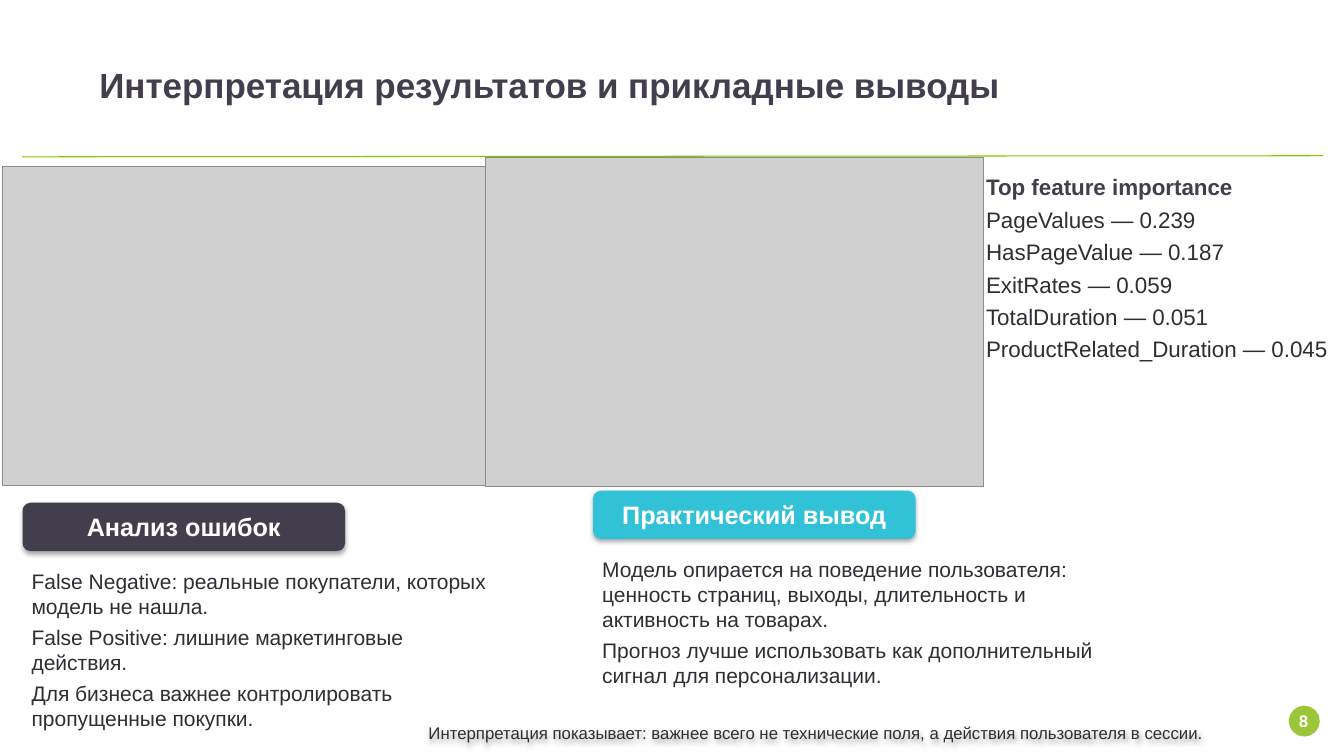
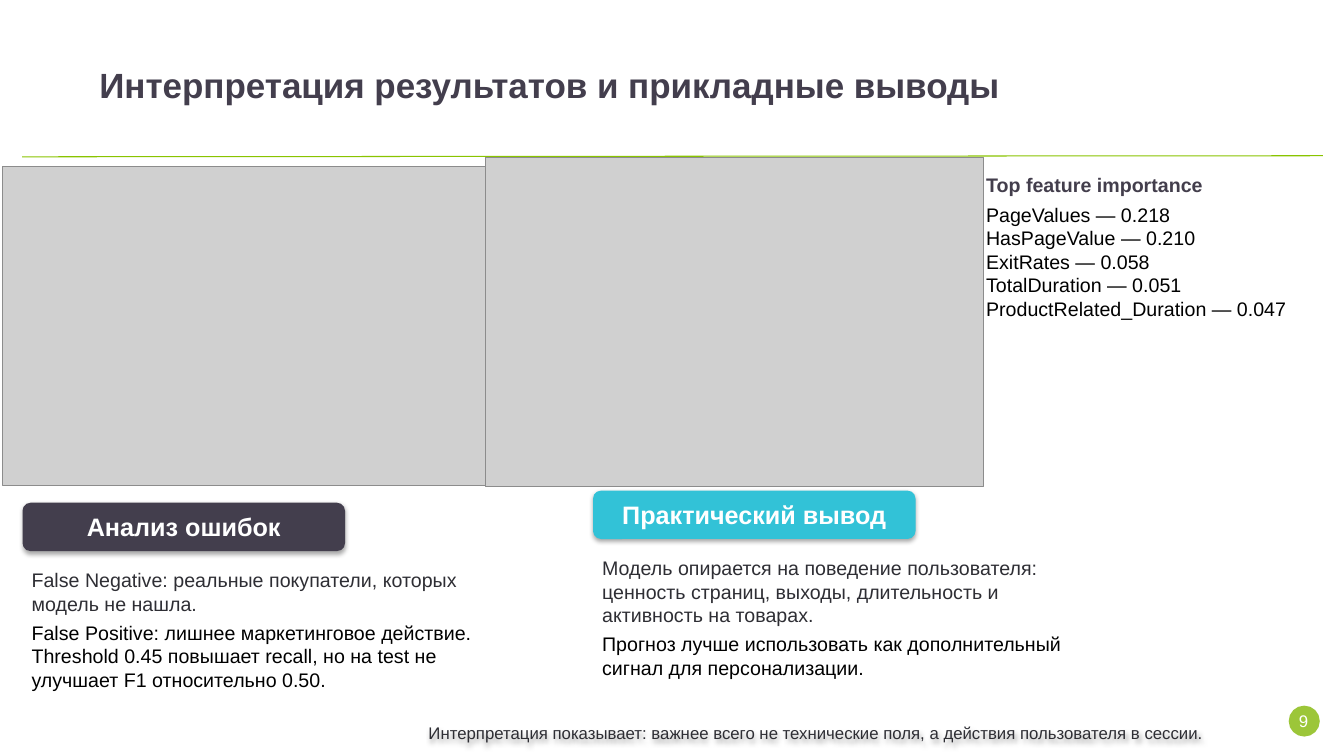
Before and after one commit to Matveycoolking/online_shoppe_predict, a slide deck: slide 9 of doc/ЗагировМатвейДенисович_ИИ. Алгоритмы машинного обучения на языке Python.pptx (slide 8 before the commit). Drawn at 1344x756 pixels with LibreOffice and Linux fonts; fonts in the diff are those of the drawing; grey boxes stand for pictures; background and template pictures are left out. Boxes give left, top, right and bottom in pixels: in the first picture for what was removed or moved away, otherwise in the second. Text is boxed around its words. In the diff, an @@ line names an element or a change of style, - is before the commit and + after.

```diff
--- a/doc/ЗагировМатвейДенисович_ИИ. Алгоритмы машинного обучения на языке Python.pptx
+++ b/doc/ЗагировМатвейДенисович_ИИ. Алгоритмы машинного обучения на языке Python.pptx
@@ text at (x1=986, y1=177, x2=1203, y2=293): size 16 to 14 pt in "Top feature importance", "TotalDuration — 0.051"; text colour #2E2E34 to #000000 in "TotalDuration — 0.051"; less space between paragraphs @@
@@ text at (x1=986, y1=207, x2=1195, y2=270): text changed; size 16 to 14 pt; text colour #2E2E34 to #000000 @@
-PageValues — 0.239
-HasPageValue — 0.187
-ExitRates — 0.059
+PageValues — 0.218
+HasPageValue — 0.210
+ExitRates — 0.058
@@ text at (x1=986, y1=301, x2=1286, y2=320): text changed; size 16 to 14 pt; text colour #2E2E34 to #000000 @@
-ProductRelated_Duration — 0.045
+ProductRelated_Duration — 0.047
@@ text "Модель опирается на поведение пользователя: ..." at (x1=602, y1=561, x2=1060, y2=679): size 15 to 14 pt; text colour #2E2E34 to #000000 in "Прогноз лучше использовать как дополнительный сигнал для ..."; less space between paragraphs @@
@@ text at (x1=32, y1=572, x2=457, y2=615): size 15 to 14 pt in "False Negative: реальные покупатели, которых модель не ..." @@
@@ text at (x1=32, y1=625, x2=471, y2=691): text changed; size 15 to 14 pt; text colour #2E2E34 to #000000 @@
-False Positive: лишние маркетинговые действия.
-Для бизнеса важнее контролировать пропущенные покупки.
+False Positive: лишнее маркетинговое действие.
+Threshold 0.45 повышает recall, но на test не улучшает F1 относительно 0.50.
@@ text at (x1=1299, y1=715, x2=1308, y2=727): text changed; bold off @@
-8
+9
```
Also in this commit, not shown: 10 other slides changed, 2 slides added, 1 slide removed, 6 other files.
